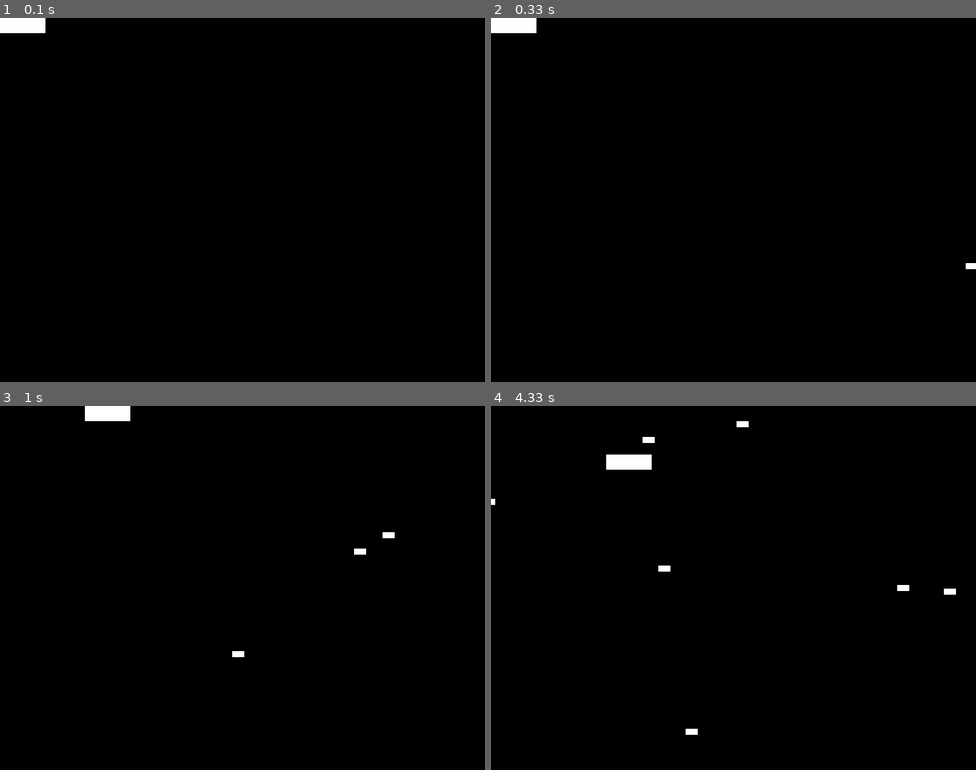
Above: before the commit, frames 1-4 (two rows, left to right).
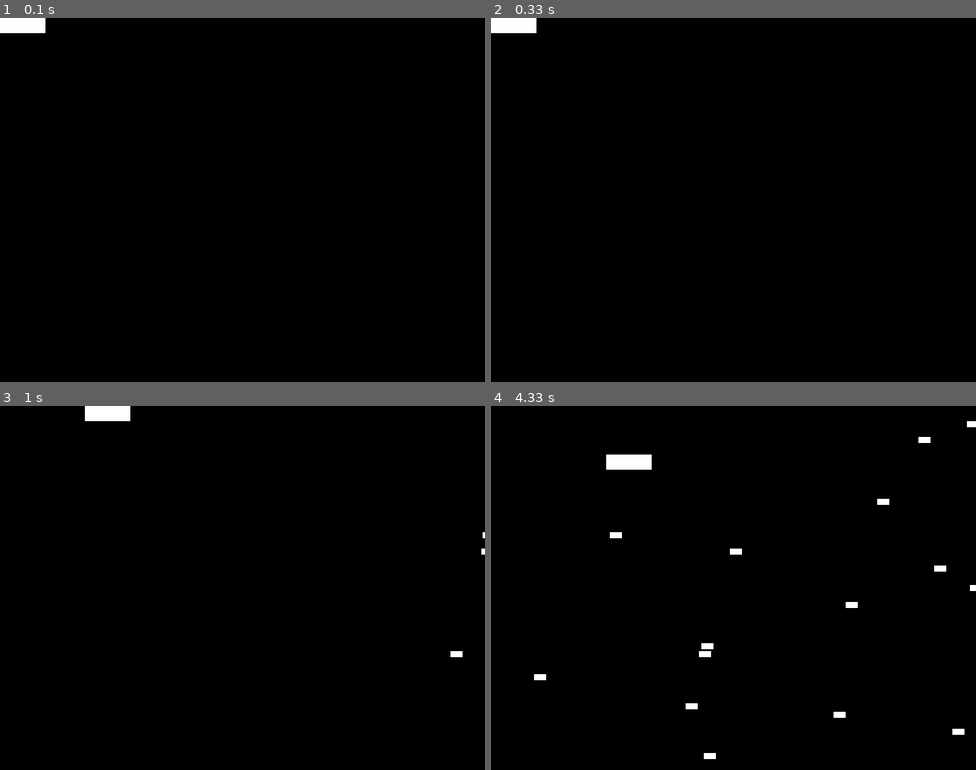
Above: after the commit, the same moments.

Repository: jsmith4925/ai_proj
Game: pygame game, started from concepts/playertry.py
The game is run twice, just before and just after one commit, with the same random seed, the same clock (stepped at 60 frames per second) and the same inputs.
Inputs:
- Up to frame 1 (0.1 s): no input
- Up to frame 2 (0.33 s): no input
- Up to frame 3 (1 s): hold Right 0.33-0.8 s; hold Up from 0.83 s (still down)
- Up to frame 4 (4.33 s): release Up at 1.13 s; hold Right 1.17-1.63 s; hold Left 1.67-2.2 s; hold Down 2.23-2.53 s; hold Left 2.57-2.97 s; hold Up 3-3.37 s; hold Right 3.4-4.03 s; hold Down from 4.07 s (still down)

Frame 1 is identical in both runs. In frame 2, less than 0.1% of the frame differs, in the area x 97-100%, y 67-69%; in frame 3, 0.2%; in frame 4, 0.9%, in the area x 0-100%, y 4-97%.

Commit message:
maze code fixed, logic all sorted. Nice.

Diff:
--- /dev/null
+++ b/concepts/mapping/map_logic_solved.py
@@ -0,0 +1,105 @@
+import math
+import time
+import random
+import pygame
+from pygame.locals import *
+import numpy
+import numpy.random as rand
+#   Setting Constants
+# Set colors.
+BLACK = (0, 0, 0)
+WHITE = (255, 255, 255)
+
+# Set grid square area here: Smallest SECTOR_AREA: 5.
+SECTOR_AREA = 20
+MARGIN = 10
+
+# Resolution of the grid (Minimum 3)
+SECT_X_COUNT = 8
+SECT_Y_COUNT = 7
+
+# Calculations to set size.
+sizeX = (MARGIN*2)+(((SECT_X_COUNT // 2) * 2 + 1)*SECTOR_AREA)
+sizeY = (MARGIN*2)+(((SECT_Y_COUNT // 2) * 2 + 1)*SECTOR_AREA)
+size = (sizeX, sizeY)
+grid = []
+
+# Produces a matrix of true or false values in a matrix
+
+
+def new_maze(width=30, height=30, complexity=.70, density=.70):
+    # Only odd shapes
+    shape = ((height // 2) * 2 + 1, (width // 2) * 2 + 1)
+    # Adjust complexity and density relative to maze size
+    # number of components
+    complexity = int(complexity * (5 * (shape[0] + shape[1])))
+    # size of components
+    density = int(density * ((shape[0] // 2) * (shape[1] // 2)))
+    # Build actual maze
+    Z = numpy.zeros(shape, dtype=bool)
+    # Fill borders
+    Z[0, :] = Z[-1, :] = 1
+    Z[:, 0] = Z[:, -1] = 1
+    # Make aisles
+    for i in range(density):
+        x, y = rand.randint(0, shape[1] // 2) * 2, rand.randint(0,
+                                                shape[0] // 2) * 2  # pick a random position
+        Z[y, x] = 1
+        for j in range(complexity):
+            neighbours = []
+            if x > 1:
+                neighbours.append((y, x - 2))
+            if x < shape[1] - 2:
+                neighbours.append((y, x + 2))
+            if y > 1:
+                neighbours.append((y - 2, x))
+            if y < shape[0] - 2:
+                neighbours.append((y + 2, x))
+            if len(neighbours):
+                y_, x_ = neighbours[rand.randint(0, len(neighbours) - 1)]
+                if Z[y_, x_] == 0:
+                    Z[y_, x_] = 1
+                    Z[y_ + (y - y_) // 2, x_ + (x - x_) // 2] = 1
+                    x, y = x_, y_
+    return Z
+
+
+# Convert matrix of ints to colour map
+def draw_maze(grid):
+    screen.fill(WHITE)
+    pygame.draw.rect(screen, (255, 255, 255, 255), [
+                     MARGIN, MARGIN, sizeX, sizeY])
+    # pygame.draw.rect(Surface, color, Rect, width=0)
+    # Fill the grid
+    for x in range(((SECT_X_COUNT // 2) * 2 + 1)):
+        for y in range(((SECT_Y_COUNT // 2) * 2 + 1)):
+            if grid[y][x] == False:
+                pygame.draw.rect(screen, WHITE, [
+                                 MARGIN+1+(x*SECTOR_AREA), MARGIN+1+(y*SECTOR_AREA), SECTOR_AREA, SECTOR_AREA], 0)
+            if grid[y][x] == True:
+                pygame.draw.rect(screen, BLACK, [
+                                 MARGIN+1+(x*SECTOR_AREA), MARGIN+1+(y*SECTOR_AREA), SECTOR_AREA, SECTOR_AREA], 0)
+
+    return grid
+
+
+if __name__ == "__main__":
+    pygame.init()
+    running = True
+    screen = pygame.display.set_mode(size)
+    grid = draw_maze(new_maze(SECT_X_COUNT, SECT_Y_COUNT))
+    pygame.display.flip()
+
+    while running:
+        for event in pygame.event.get():
+            if event.type == KEYDOWN:
+                if event.key == K_ESCAPE:
+                    running = False
+                if event.key == K_RCTRL:
+                    print("========New Game======")
+                    grid = draw_maze(new_maze(SECT_X_COUNT, SECT_Y_COUNT))
+                    pygame.display.flip()
+                if event.key == K_p:
+                    print(grid)
+            elif event.type == QUIT:
+                running = False
--- a/concepts/mapping/mapping.2.py
+++ b/concepts/mapping/mapping.2.py
@@ -46,10 +46,6 @@
 size = (sizeX, sizeY)
 screen = pygame.display.set_mode(size)
 grid = []
-
-# #Format to int count starting at 0
-# SECT_X_COUNT -= 1
-# SECT_Y_COUNT -= 1
 
 
 def new_start():
@@ -81,7 +77,8 @@
 
 
 def return_random_unset(adjecent_values):
-    directions = [i for i, e in enumerate(adjecent_values) if e == UNSET] #the location of the UNSET values in the list
+    # the location of the UNSET values in the list
+    directions = [i for i, e in enumerate(adjecent_values) if e == UNSET]
     if directions:
         move = random.choice(directions)
     else:
@@ -107,11 +104,13 @@
 
 def plan_route(grid, current, finish):
     # [N,E,S,W]
-    #ToDo While end not found loop
+    # ToDo While end not found loop
     move = return_random_unset(get_adjacent_values(grid, current))
     # next_current = current + move
     grid = set_block_as_choice(grid, current, move, ROUTE)
-    remaining_unset = [i for i, e in enumerate(get_adjacent_values(grid, current)) if e == UNSET]#remeber last wall here by finding coord of move+current
+    # remeber last wall here by finding coord of move+current
+    remaining_unset = [i for i, e in enumerate(
+        get_adjacent_values(grid, current)) if e == UNSET]
     if remaining_unset:
         for remaining in remaining_unset:
             set_block_as_choice(grid, current, remaining, WALL)
@@ -149,8 +148,10 @@
 
     # The entrance to the finish always needs to be clear
     # we set this as road by default here
-    finish_opening_direction = return_random_unset(get_adjacent_values(grid, finish))
-    grid = set_block_as_choice(grid, finish, finish_opening_direction, ROUTE)  # condense me
+    finish_opening_direction = return_random_unset(
+        get_adjacent_values(grid, finish))
+    grid = set_block_as_choice(
+        grid, finish, finish_opening_direction, GOAL)  # condense me?
 
     # Plan Route
     grid_complete = plan_route(grid, start, finish)
--- /dev/null
+++ b/concepts/mapping/maze3.py
@@ -0,0 +1,38 @@
+import numpy
+from numpy.random import random_integers as randint
+import matplotlib.pyplot as pyplot
+
+def maze(width=30, height=30, complexity=.75, density=.75):
+    # Only odd shapes
+    # shape = ((height // 2) * 2 + 1, (width // 2) * 2 + 1)
+    shape = height+1, width+1
+    # Adjust complexity and density relative to maze size
+    complexity = int(complexity * (5 * (shape[0] + shape[1]))) # number of components
+    density    = int(density * ((shape[0] // 2) * (shape[1] // 2))) # size of components
+    # Build actual maze
+    Z = numpy.zeros(shape, dtype=bool)
+    # Fill borders
+    Z[0, :] = Z[-1, :] = 1
+    Z[:, 0] = Z[:, -1] = 1
+    # Make aisles
+    for i in range(density):
+        x, y = randint(0, shape[1] // 2) * 2, randint(0, shape[0] // 2) * 2 # pick a random position
+        Z[y, x] = 1
+        for j in range(complexity):
+            neighbours = []
+            if x > 1:             neighbours.append((y, x - 2))
+            if x < shape[1] - 2:  neighbours.append((y, x + 2))
+            if y > 1:             neighbours.append((y - 2, x))
+            if y < shape[0] - 2:  neighbours.append((y + 2, x))
+            if len(neighbours):
+                y_,x_ = neighbours[randint(0, len(neighbours) - 1)]
+                if Z[y_, x_] == 0:
+                    Z[y_, x_] = 1
+                    Z[y_ + (y - y_) // 2, x_ + (x - x_) // 2] = 1
+                    x, y = x_, y_
+    return Z
+
+pyplot.figure(figsize=(5, 5))
+pyplot.imshow(maze(20, 20), cmap=pyplot.cm.binary, interpolation='nearest')
+pyplot.xticks([]), pyplot.yticks([])
+pyplot.show()
--- a/concepts/playertry.py
+++ b/concepts/playertry.py
@@ -44,7 +44,7 @@
         self.rect = self.surf.get_rect(
             center=(random.randint(820, 900), random.randint(0, 600))
         )
-        self.speed = random.randint(5, 20)
+        self.speed = random.randint(1, 5)
 
     def update(self):
         self.rect.move_ip(-self.speed, 0)
--- a/driving/driving4.py
+++ b/driving/driving4.py
@@ -4,8 +4,8 @@
 import math
 
 pygame.init()
-track = pygame.image.load("driving\\resources\\images\\track.png")
-player = pygame.image.load("driving\\resources\\images\\block.png")
+track = pygame.image.load("concepts\driving_eg\\resources\images\\track.png")
+player = pygame.image.load("concepts\driving_eg\\resources\images\\block.png")
 screen = pygame.display.set_mode((500,500))
 trackx= 0
 tracky= -1000
